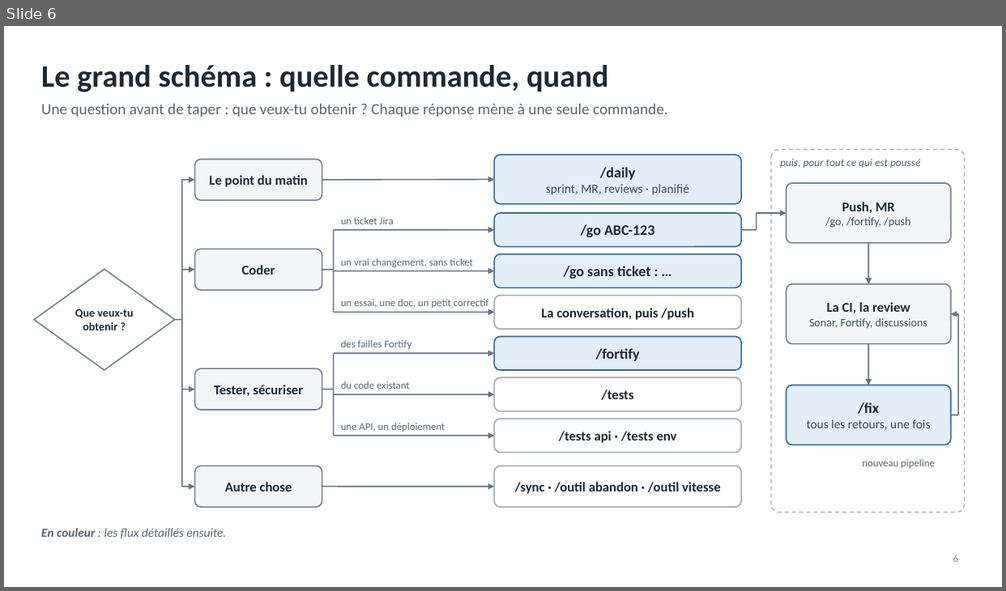
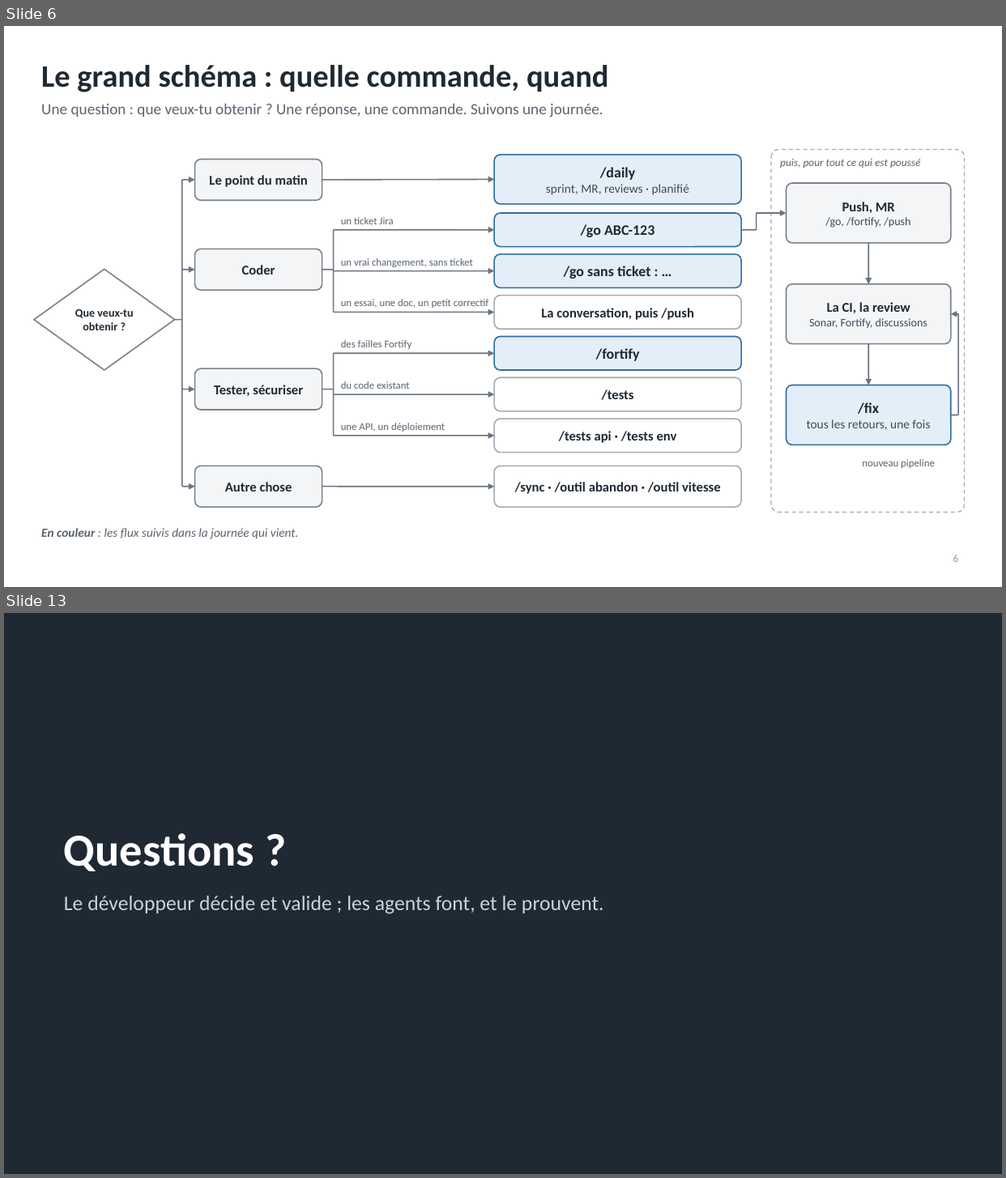
Before and after one commit to RabieDerouiche/OpenRDCode, a slide deck: opencode-v2/docs/presentation-tech-leads.pptx. Shown one above the other, each under a label of ours: slide 6 before the commit, slides 6 and 13 after it; the slides between them are not shown. The pictures are 1006x591 and 1006x1178 pixels, drawn with LibreOffice and Linux fonts; fonts in the diff are those of the drawing. Boxes give left, top, right and bottom in pixels: in the first picture for what was removed or moved away, otherwise in the second. Text is boxed around its words. In the diff, an @@ line names an element or a change of style, - is before the commit and + after.

```diff
--- a/opencode-v2/docs/presentation-tech-leads.pptx
+++ b/opencode-v2/docs/presentation-tech-leads.pptx
@@ slide 13 added at (4,613,1002,1174), background #1F2933 @@
@@ title added at (64,833,254,871), 44 pt, text #FFFFFF, bold @@
+Questions ?
@@ text added at (64,896,604,914), 20 pt, text #C9D2DC @@
+Le développeur décide et valide ; les agents font, et le prouvent.
@@ slide 6 changed as well @@
@@ text at (41,103,603,118): text changed @@
-Une question avant de taper : que veux-tu obtenir ? Chaque réponse mène à une seule commande.
+Une question : que veux-tu obtenir ? Une réponse, une commande. Suivons une journée.
@@ text at (41,528,298,540): text changed @@
-En couleur : les flux détaillés ensuite.
+En couleur : les flux suivis dans la journée qui vient.
```
Also in this commit, not shown: 8 other slides changed, 3 other slides added, 4 slides removed, 3 other files.
